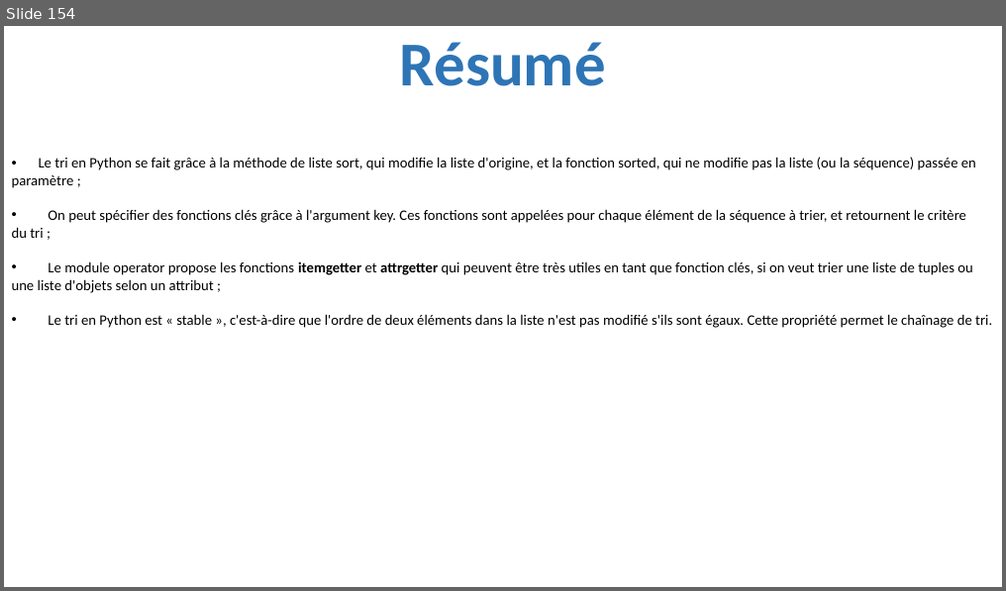
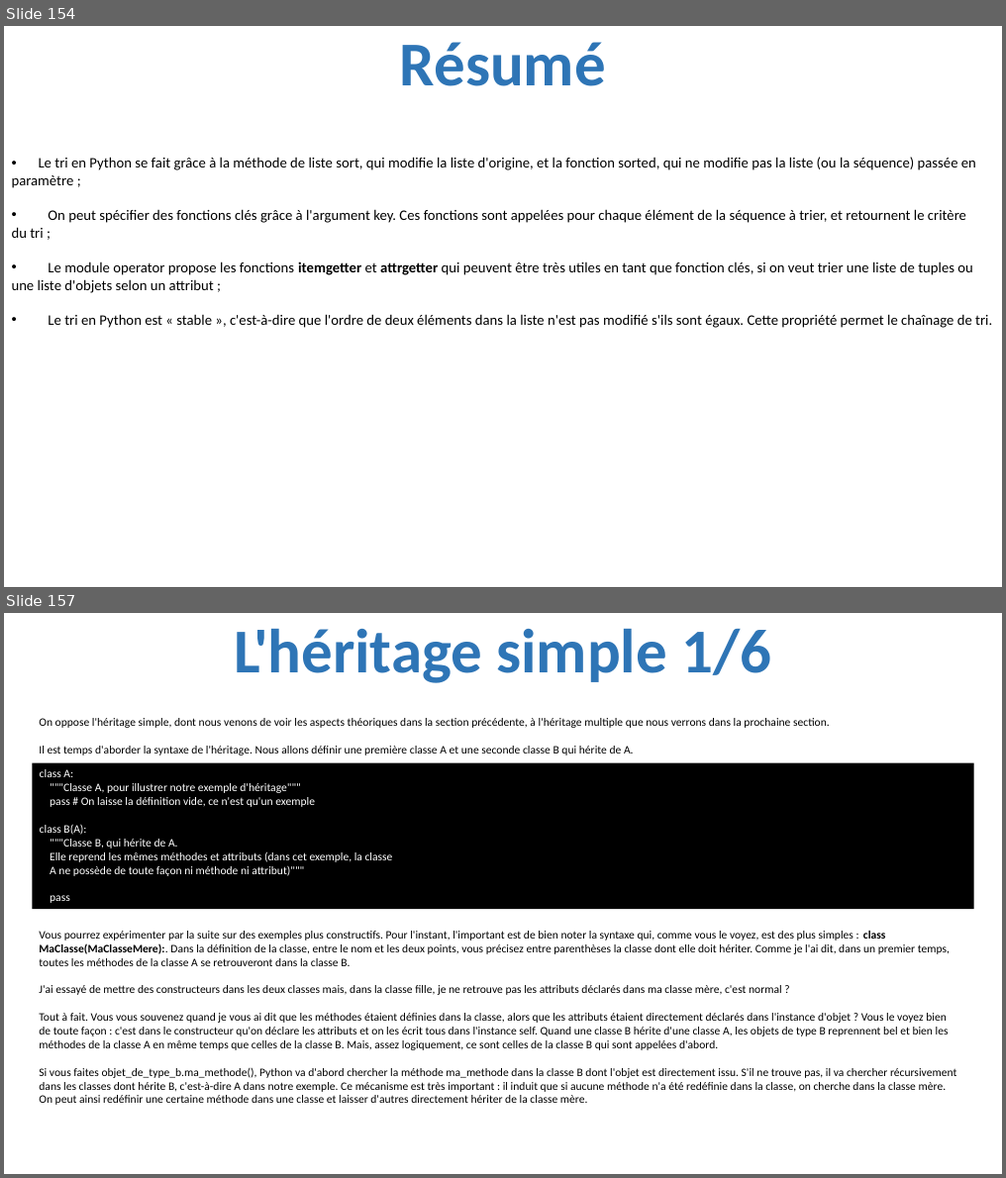
Before and after one commit to julienPalleau/PythonDoc, a slide deck: Python-resume.pptx. Shown one above the other, each under a label of ours: slide 154 before the commit, slides 154 and 157 after it; the slides between them are not shown. The pictures are 1006x591 and 1006x1178 pixels, drawn with LibreOffice and Linux fonts; fonts in the diff are those of the drawing. Boxes give left, top, right and bottom in pixels: in the first picture for what was removed or moved away, otherwise in the second. Text is boxed around its words. In the diff, an @@ line names an element or a change of style, - is before the commit and + after.

```diff
--- a/Python-resume.pptx
+++ b/Python-resume.pptx
@@ slide 157 added at box(4, 613, 1002, 1174), background #FFFFFF @@
@@ title added at box(234, 628, 771, 683), 60 pt, text #2E75B6, bold @@
+L'héritage simple 1/6
@@ text added at box(39, 718, 830, 756), 11 pt, text #000000 @@
+On oppose l'héritage simple, dont nous venons de voir les aspects théoriques dans la section précédente, à l'héritage multiple que nous verrons dans la prochaine section.
+Il est temps d'aborder la syntaxe de l'héritage. Nous allons définir une première classe A et une seconde classe B qui hérite de A.
@@ rectangle added at box(32, 763, 973, 909), fill #000000, 11 pt, text #FFFFFF @@
+class A:
+"""Classe A, pour illustrer notre exemple d'héritage"""
+pass # On laisse la définition vide, ce n'est qu'un exemple
+class B(A):
+"""Classe B, qui hérite de A.
+Elle reprend les mêmes méthodes et attributs (dans cet exemple, la classe
+A ne possède de toute façon ni méthode ni attribut)"""
+pass
@@ text added at box(39, 931, 956, 1105), 11 pt, text #000000 @@
+Vous pourrez expérimenter par la suite sur des exemples plus constructifs. Pour l'instant, l'important est de bien noter la syntaxe qui, comme vous le voyez, est des plus simples : class MaClasse(MaClasseMere):. Dans la définition de la classe, entre le nom et les deux points, vous précisez entre parenthèses la classe dont elle doit hériter. Comme je l'ai dit, dans un premier temps, toutes les méthodes de la classe A se retrouveront dans la classe B.
+J'ai essayé de mettre des constructeurs dans les deux classes mais, dans la classe fille, je ne retrouve pas les attributs déclarés dans ma classe mère, c'est normal ?
+Tout à fait. Vous vous souvenez quand je vous ai dit que les méthodes étaient définies dans la classe, alors que les attributs étaient directement déclarés dans l'instance d'objet ? Vous le voyez bien de toute façon : c'est dans le constructeur qu'on déclare les attributs et on les écrit tous dans l'instance self. Quand une classe B hérite d'une classe A, les objets de type B reprennent bel et bien les méthodes de la classe A en même temps que celles de la classe B. Mais, assez logiquement, ce sont celles de la classe B qui sont appelées d'abord.
+Si vous faites objet_de_type_b.ma_methode(), Python va d'abord chercher la méthode ma_methode dans la classe B dont l'objet est directement issu. S'il ne trouve pas, il va chercher récursivement dans les classes dont hérite B, c'est-à-dire A dans notre exemple. Ce mécanisme est très important : il induit que si aucune méthode n'a été redéfinie dans la classe, on cherche dans la classe mère. On peut ainsi redéfinir une certaine méthode dans une classe et laisser d'autres directement hériter de la classe mère.
```
Also in this commit, not shown: 12 other slides added.
